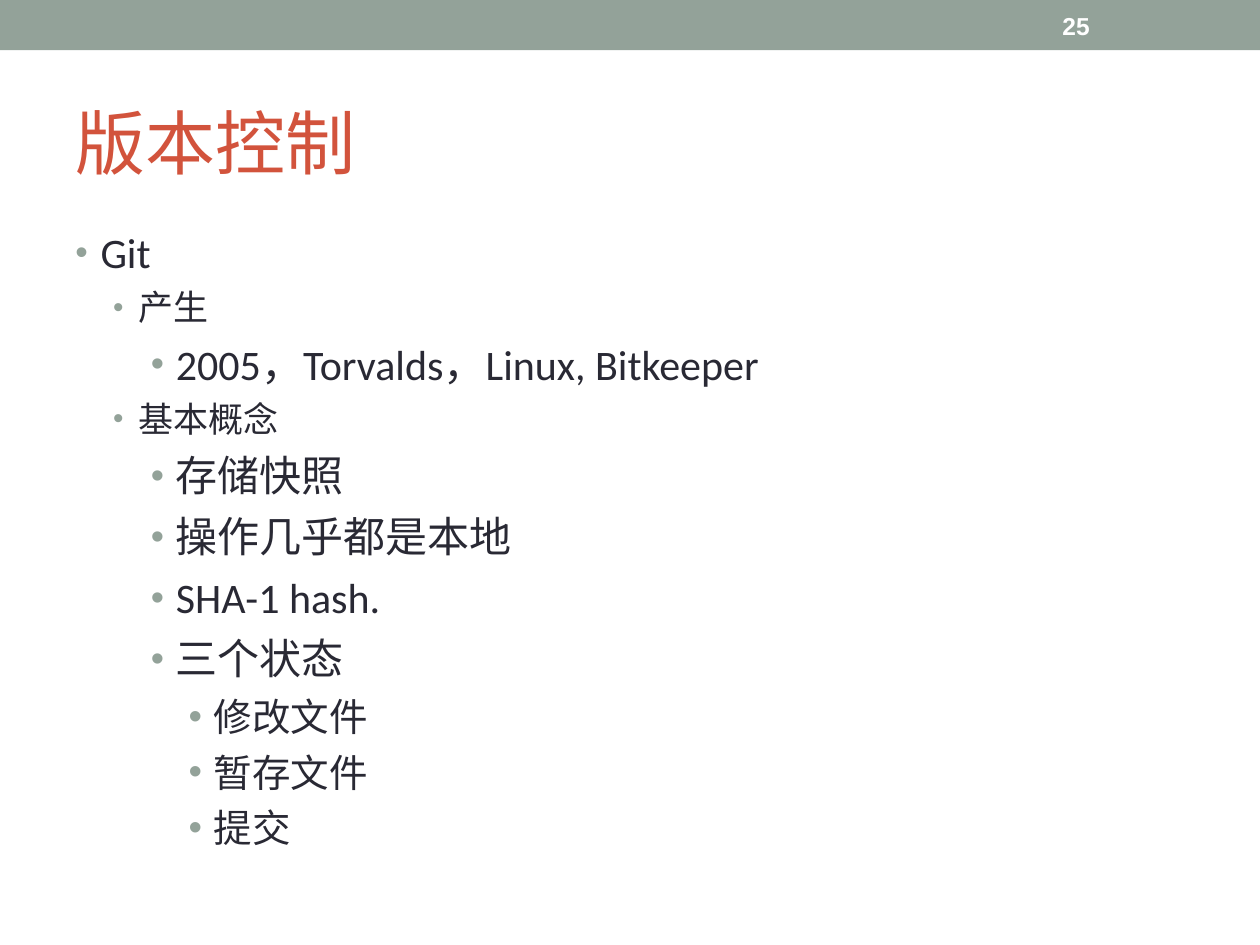
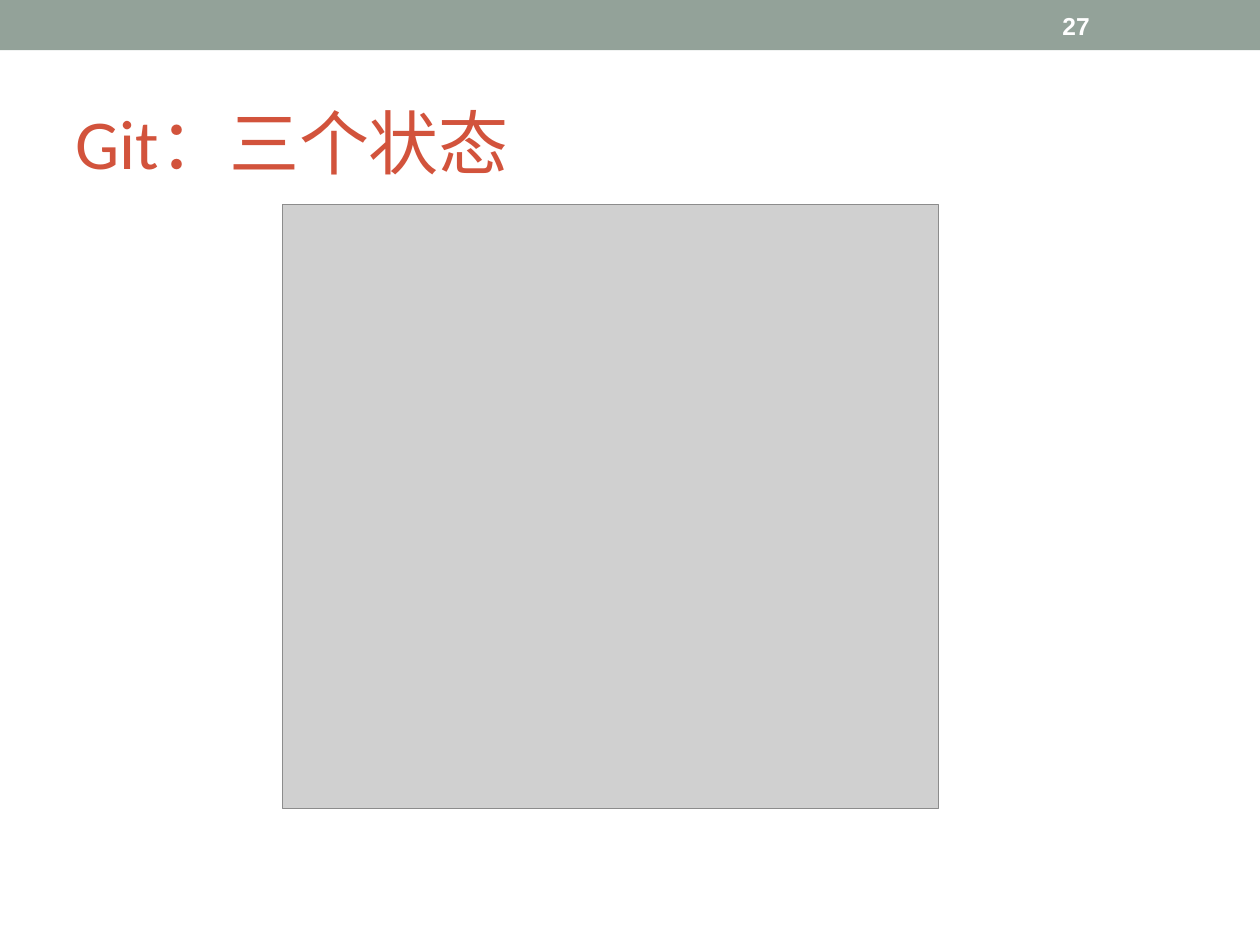
Before and after one commit to Lyon-NEU/Git, a slide deck: slide 27 of git.ppt (slide 25 before the commit). Drawn at 1260x945 pixels with LibreOffice and Linux fonts; fonts in the diff are those of the drawing; grey boxes stand for pictures. Boxes give left, top, right and bottom in pixels: in the first picture for what was removed or moved away, otherwise in the second. Text is boxed around its words. In the diff, an @@ line names an element or a change of style, - is before the commit and + after.

```diff
--- a/git.ppt
+++ b/git.ppt
@@ page number at [1062, 18, 1089, 35]: text changed @@
-25
+27
@@ title at [76, 111, 509, 175]: text changed @@
-版本控制
+Git：三个状态
@@ picture added at [282, 204, 939, 808] @@
@@ text removed at [101, 239, 759, 845] @@
-• Git
-  • 产生
-    • 2005，Torvalds，Linux, Bitkeeper
-  • 基本概念
-    • 存储快照
-    • 操作几乎都是本地
-    • SHA-1 hash.
-    • 三个状态
-      • 修改文件
-      • 暂存文件
-      • 提交
```
Also in this commit, not shown: 23 other slides changed, 13 slides added, 3 slides removed.
